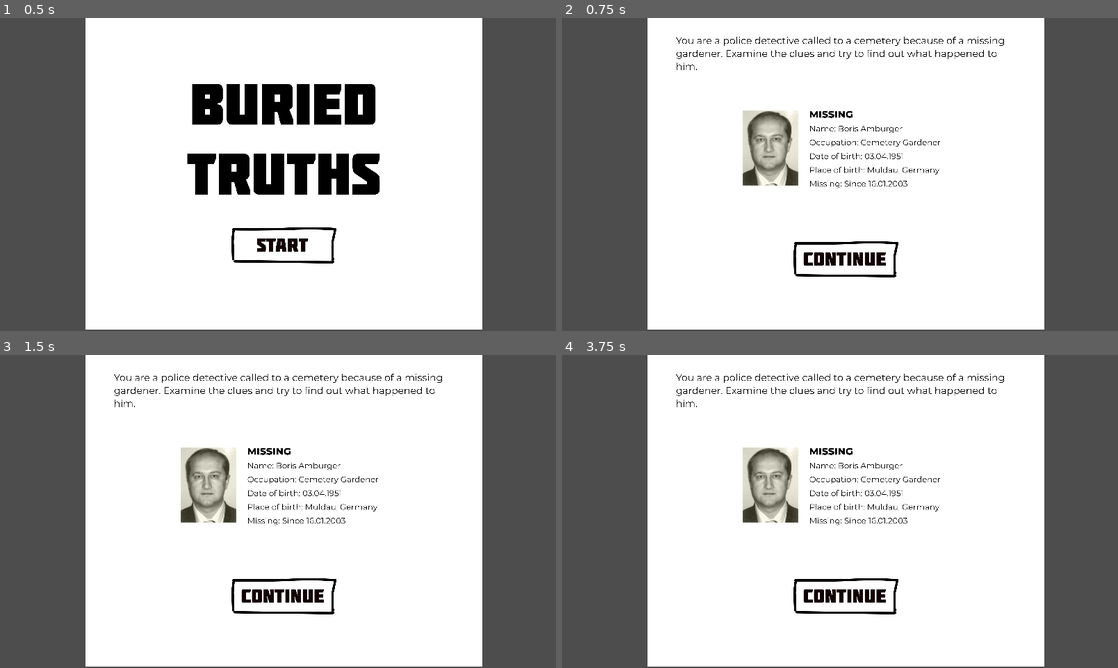
Above: before the commit, frames 1-4 (two rows, left to right).
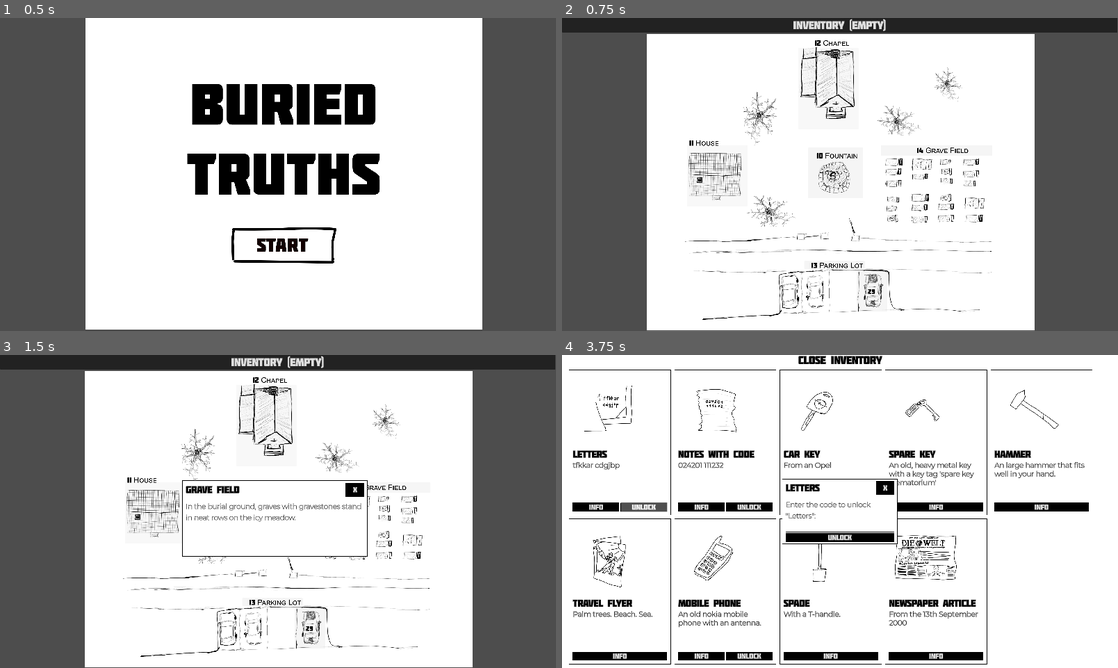
Above: after the commit, the same moments.

Repository: johannesschweig/cemetery-gardener
Game: Godot game, scene res://assets/scenes/title.tscn
The game is run twice, just before and just after one commit, with the same random seed, the same clock (stepped at 60 frames per second) and the same inputs.
Inputs (mouse positions are in pixels of both pictures, inside the frame that each line leads up to):
- Up to frame 1 (0.5 s): no input
- Up to frame 2 (0.75 s): click (845, 246) at 0.5 s
- Up to frame 3 (1.5 s): click (372, 486) at 1.27 s
- Up to frame 4 (3.75 s): click (917, 489) at 2 s, where only the run after the commit has a clickable "X"; click (840, 361) at 2.75 s, where only the run after the commit has a clickable "Inventory (Empty)"; click (645, 508) at 3.5 s, where only the run after the commit has a clickable "Unlock"

Frame 1 is identical in both runs. In frame 2, 15% of the frame differs, in the area x 0-100%, y 0-100%; in frame 3, 15%; in frame 4, 41%.

Commit message:
easier language, changed item order, added debug

Diff:
--- a/assets/scenes/inventoryItem.tscn
+++ b/assets/scenes/inventoryItem.tscn
@@ -27,6 +27,7 @@
 script = ExtResource("1_ba500")
 
 [node name="MarginContainer" type="MarginContainer" parent="."]
+custom_minimum_size = Vector2(350, 0)
 layout_mode = 2
 theme_override_constants/margin_left = 12
 theme_override_constants/margin_top = 12
@@ -51,7 +52,7 @@
 text = "Addfdsdfasdfasdf"
 
 [node name="RichTextLabel" type="RichTextLabel" parent="MarginContainer/VBoxContainer"]
-custom_minimum_size = Vector2(0, 160)
+custom_minimum_size = Vector2(0, 140)
 layout_mode = 2
 theme_override_colors/default_color = Color(0, 0, 0, 1)
 theme_override_fonts/normal_font = SubResource("FontVariation_w0tyf")
--- a/assets/scenes/unlock_box.gd
+++ b/assets/scenes/unlock_box.gd
@@ -16,7 +16,6 @@
 	$VBoxContainer/feedback.visible = false
 	$VBoxContainer/input.text = ''
 
-
 func _on_unlock_pressed() -> void:
 	if $VBoxContainer/input.text == solution:
 		$VBoxContainer/feedback.text = "This code is right."
--- a/assets/scripts/inventory.gd
+++ b/assets/scripts/inventory.gd
@@ -1,15 +1,22 @@
 extends PanelContainer
 
 func _ready() -> void:
-	if GameManager.getNumberOfFoundItems() == 0:
-		$VBoxContainer/MarginContainer.visible = false
-		$VBoxContainer/Label.visible = true
+	if GameManager.debug: # show all items
+			$VBoxContainer/MarginContainer.visible = true
+			$VBoxContainer/Label.visible = false
+			var icons = $VBoxContainer/MarginContainer/PanelContainer.get_children()
+			for i in range(icons.size()):
+				icons[i].set_item(GameManager.inventory[i], true)
 	else:
-		$VBoxContainer/MarginContainer.visible = true
-		$VBoxContainer/Label.visible = false
-		var icons = $VBoxContainer/MarginContainer/PanelContainer.get_children()
-		for i in range(icons.size()):
-			icons[i].set_item(GameManager.inventory[i], GameManager.inventory[i].status != 0)
+		if GameManager.getNumberOfFoundItems() == 0:
+			$VBoxContainer/MarginContainer.visible = false
+			$VBoxContainer/Label.visible = true
+		else:
+			$VBoxContainer/MarginContainer.visible = true
+			$VBoxContainer/Label.visible = false
+			var icons = $VBoxContainer/MarginContainer/PanelContainer.get_children()
+			for i in range(icons.size()):
+				icons[i].set_item(GameManager.inventory[i], GameManager.inventory[i].status != 0)
 
 func _on_button_pressed() -> void:
 	if GameManager.current_area == 'map':
--- a/assets/scripts/title.gd
+++ b/assets/scripts/title.gd
@@ -3,10 +3,10 @@
 var stage = 0 # 0: intro, 1: intro-1, 2: intro-2
 
 func _on_continue_pressed() -> void:
-	if stage == 0:
+	if stage == 0 && GameManager.debug == false:
 		stage = 1
 		$".".texture = load("res://assets/scenes/intro-1.jpg")
-	elif stage == 1:
+	elif stage == 1 && GameManager.debug == false:
 		stage = 2
 		$".".texture = load("res://assets/scenes/intro-2.jpg")
 	else:
--- a/assets/singleton/GameManager.gd
+++ b/assets/singleton/GameManager.gd
@@ -1,4 +1,13 @@
 extends Node2D
+
+signal crematorium_key_found()
+signal chest_found()
+signal item_found()
+
+# show all items, hide title screen
+@export var debug = true
+# for inventory back switching
+@export var current_area = "map"
 
 enum ITEM_STATUS {
 	INITIAL,
@@ -6,14 +15,26 @@
 	USED
 }
 
-signal crematorium_key_found()
-signal chest_found()
-signal item_found()
-
-# for inventory back switching
-@export var current_area = "map"
 
 @export var inventory = [
+	{
+		"id": 34,
+		"identifier": "letters",
+		"description": "tfkkar cdgjbp",
+		"status": ITEM_STATUS.INITIAL,
+		"icon": "characters",
+		"unlock": true,
+		"solution": "thomas dehler",
+	},
+	{
+		"id": 33,
+		"identifier": "notes_with_code",
+		"description": "024201 111232",
+		"status": ITEM_STATUS.INITIAL,
+		"icon": "code",
+		"unlock": true,
+		"solution": "thomas dehler",
+	},
 	{
 		"id": 20,
 		"identifier": "car_key",
@@ -22,15 +43,6 @@
 		"icon": "carKey",
 	},
 	{
-		"id": 33,
-		"identifier": "notes_with_code",
-		"description": "024201 111232",
-		"status": ITEM_STATUS.INITIAL,
-		"icon": "code",
-		"unlock": true,
-		"solution": "thomas dehler",
-	},
-	{
 		"id": 22,
 		"identifier": "spare_key",
 		"description": "An old, heavy metal key with a key tag 'spare key crematorium'",
@@ -52,15 +64,6 @@
 		"icon": "flyer",
 	},
 	{
-		"id": 34,
-		"identifier": "letters",
-		"description": "tfkkar cdgjbp",
-		"status": ITEM_STATUS.INITIAL,
-		"icon": "characters",
-		"unlock": true,
-		"solution": "thomas dehler",
-	},
-	{
 		"id": 25,
 		"identifier": "mobile_phone",
 		"description": "An old nokia mobile phone with an antenna.",
@@ -85,7 +88,7 @@
 	},
 ]
 
-@export var pois = [
+@export var pois : Array = [
 	{
 		"identifier": "grave_field",
 		"area": "map",
@@ -134,22 +137,6 @@
 		"x": 780,
 		"y": 1120,
 		"width": 300,
-		"height": 40,
-	},
-	{
-		"identifier": "house",
-		"area": "map",
-		"x": 200,
-		"y": 500,
-		"width": 200,
-		"height": 70,
-	},
-	{
-		"identifier": "chapel",
-		"area": "map",
-		"x": 800,
-		"y": 20,
-		"width": 200,
 		"height": 40,
 	},
 	{
@@ -250,6 +237,7 @@
 		"height": 400,
 	},
 ]
+
 
 @export var submaps = [
 	{
@@ -304,10 +292,6 @@
 			return "In the burial ground, graves with gravestones stand in neat rows on the icy meadow."
 		"parking_lot":
 			return "A normal parking lot paved with gray concrete blocks. Next to your car there are two other cars. No one is sitting in them."
-		"house":
-			return "The house is a a single-story building with a low-sloped roof."
-		"chapel":
-			return "The chapel is a red brick building. The small chimney rises boldly into the sky."
 		"sofa":
 			if status(30) == ITEM_STATUS.INITIAL:
 				update_status(30, ITEM_STATUS.FOUND)
@@ -426,6 +410,7 @@
 # update status of an item
 func update_status(id: int, status: ITEM_STATUS):
 	var foundId = -1
+	print('x', inventory)
 	for i in range(inventory.size()):
 		if inventory[i].id == id:
 			foundId = i
Binary file changed: assets/scenes/end.jpg
Binary file changed: assets/scenes/intro-2.jpg
